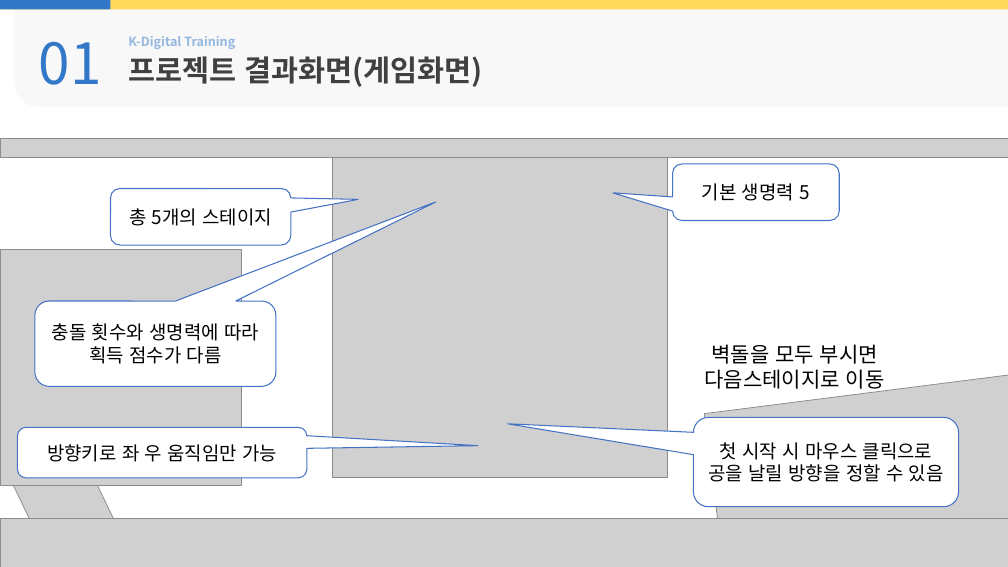
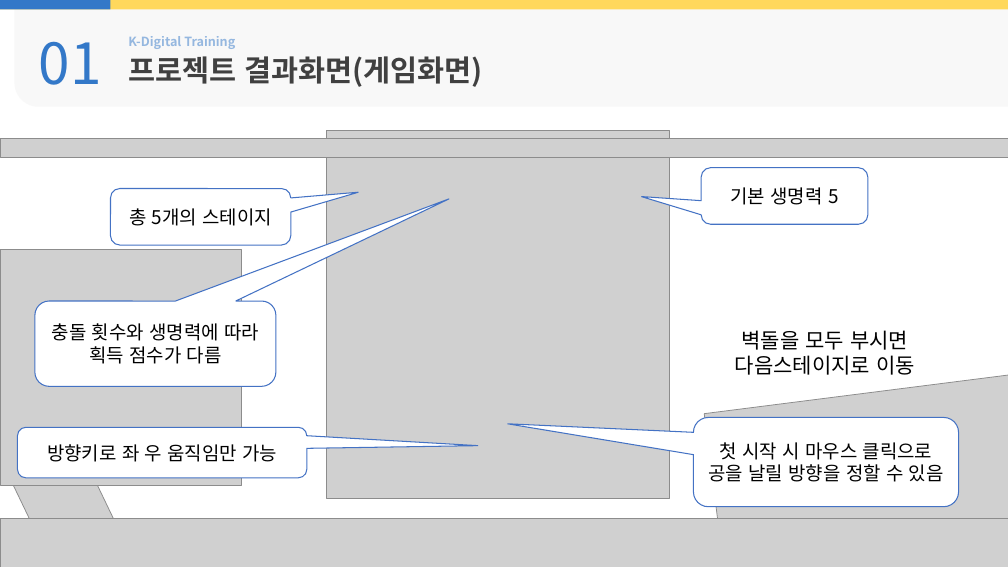
Before and after one commit to rudIsland/KDT_Project_1, a slide deck: slide 8 of 보고서/PPT/결과보고서_6조(벽돌깨기게임).pptx (slide 7 before the commit). Drawn at 1008x567 pixels with LibreOffice and Linux fonts; fonts in the diff are those of the drawing; grey boxes stand for pictures; background and template pictures are left out. Boxes give left, top, right and bottom in pixels: in the first picture for what was removed or moved away, otherwise in the second. Text is boxed around its words. In the diff, an @@ line names an element or a change of style, - is before the commit and + after.

```diff
--- a/보고서/PPT/결과보고서_6조(벽돌깨기게임).pptx
+++ b/보고서/PPT/결과보고서_6조(벽돌깨기게임).pptx
@@ picture: place and size @@
-picture at (333, 150, 668, 478)
+picture at (327, 131, 669, 499)
@@ rounded speech box "기본 생명력 5": place and size @@
-rounded speech box "기본 생명력 5" at (673, 164, 839, 221)
+rounded speech box "기본 생명력 5" at (701, 168, 867, 225)
@@ text "벽돌을 모두 부시면 다음스테이지로 이동" rewrapped from (705, 344, 885, 393) to (735, 330, 915, 375) @@
```
Also in this commit, not shown: 8 other slides changed, 2 slides added, 1 other file.
